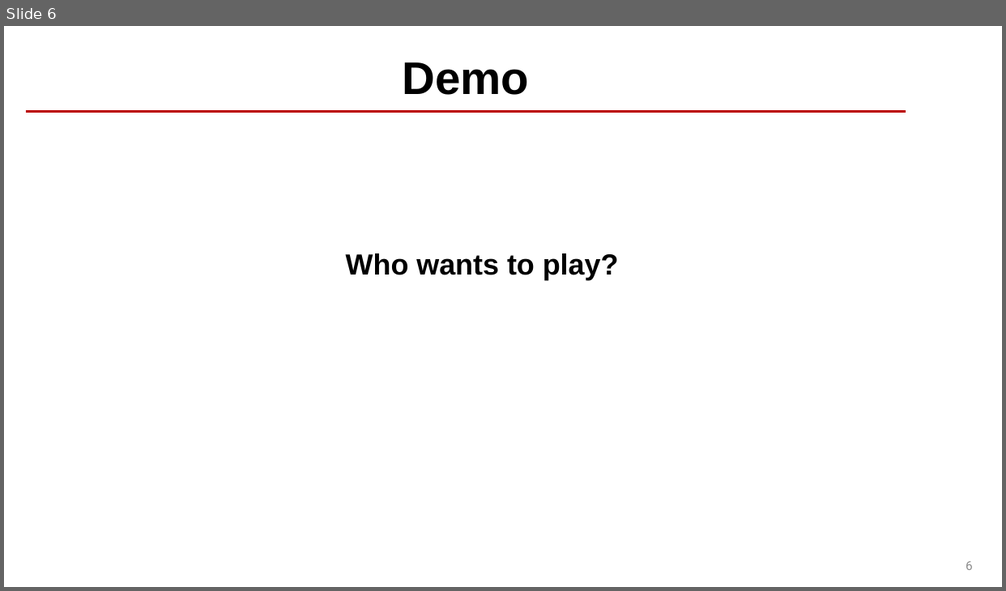
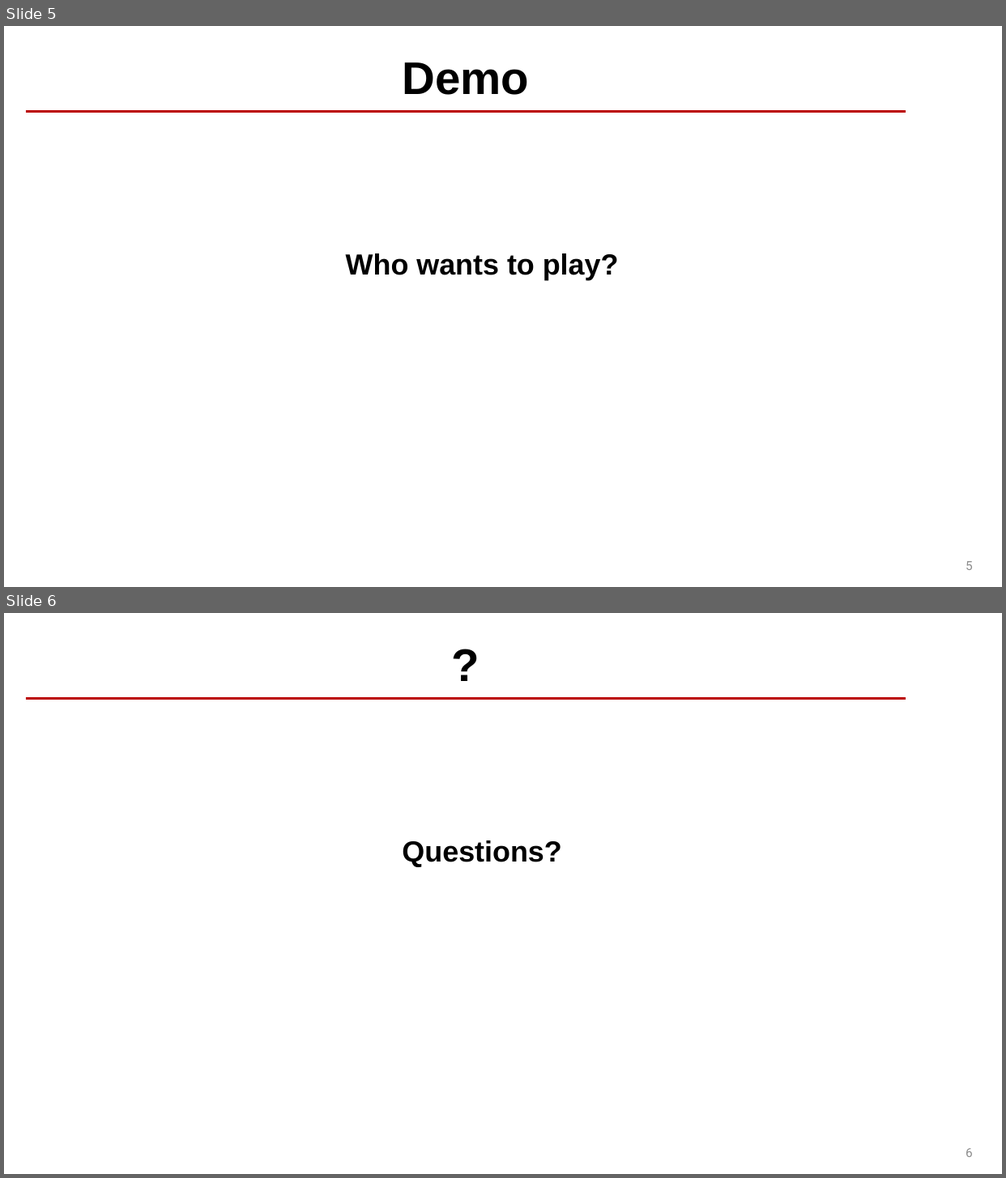
Before and after one commit to Orgo4ever/Rock-Paper-Scissors-Game, a slide deck: Rock-Paper-Scissors-Game-Presentation.pptx. Shown one above the other, each under a label of ours: slide 6 before the commit, slides 5 and 6 after it. The pictures are 1006x591 and 1006x1178 pixels, drawn with LibreOffice and Linux fonts; fonts in the diff are those of the drawing; background and template pictures are left out. Boxes give left, top, right and bottom in pixels: in the first picture for what was removed or moved away, otherwise in the second. Text is boxed around its words. In the diff, an @@ line names an element or a change of style, - is before the commit and + after.

```diff
--- a/Rock-Paper-Scissors-Game-Presentation.pptx
+++ b/Rock-Paper-Scissors-Game-Presentation.pptx
@@ slide 6 added at [4, 613, 1002, 1174], background #FFFFFF; not listed: 1 template element that a slide beside it also shows @@
@@ title added at [26, 635, 906, 698], 44 pt, text #000000, bold @@
+?
@@ text added at [402, 841, 561, 867], 28 pt, text #000000, bold @@
+Questions?
@@ page number added at [965, 1148, 973, 1157], 12 pt, text #8C8C8C @@
+6
@@ what was slide 6 is now slide 5 @@
```
Also in this commit, not shown: 2 slides changed, 2 other slides added, 3 slides removed.
